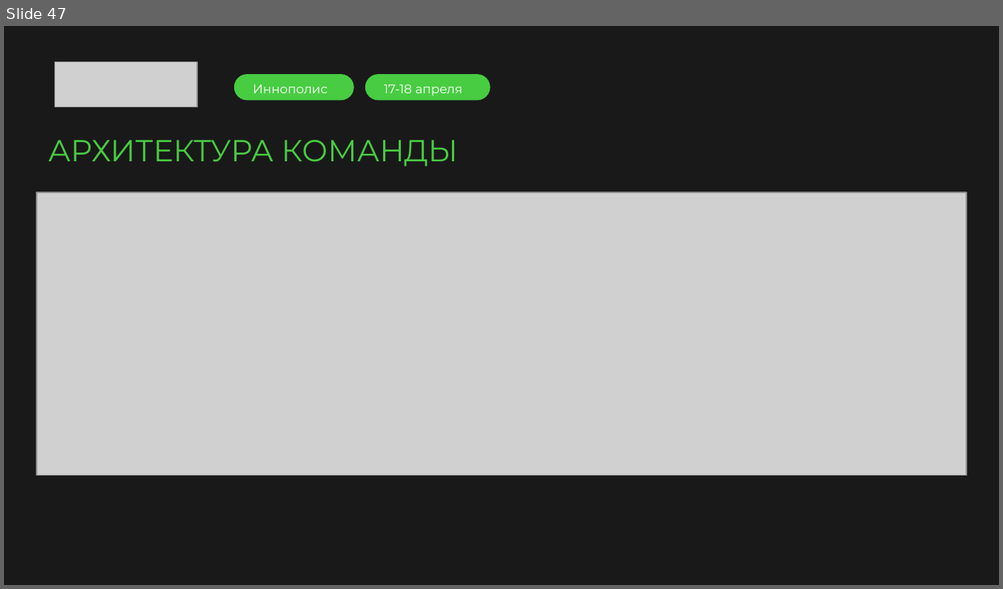
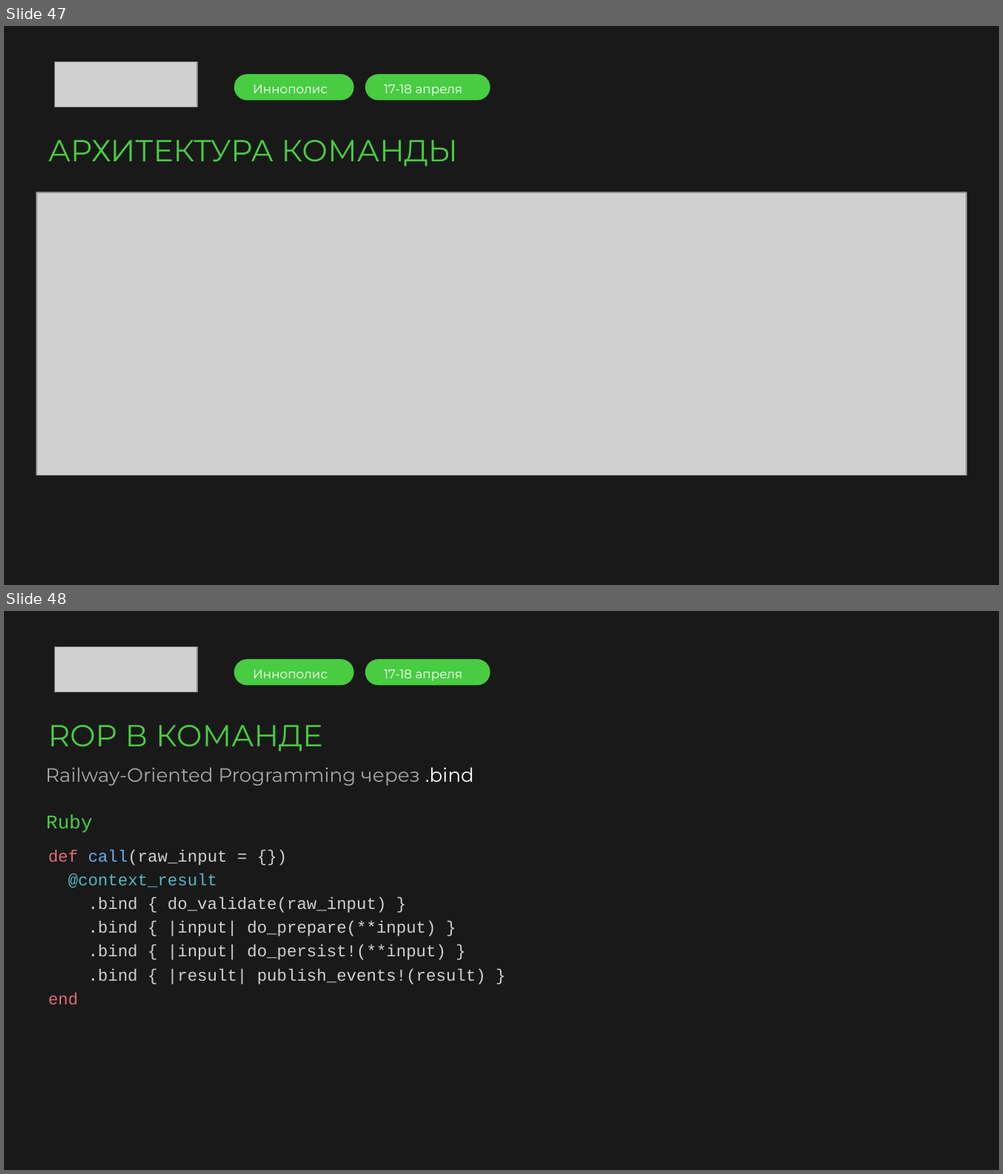
Before and after one commit to argent-smith/presentations, a slide deck: FP_Talk_2026/merge/presentation.pptx. Shown one above the other, each under a label of ours: slide 47 before the commit, slides 47 and 48 after it. The pictures are 1003x589 and 1003x1174 pixels, drawn with LibreOffice and Linux fonts; fonts in the diff are those of the drawing; grey boxes stand for pictures; background and template pictures are left out. Boxes give left, top, right and bottom in pixels: in the first picture for what was removed or moved away, otherwise in the second. Text is boxed around its words. In the diff, an @@ line names an element or a change of style, - is before the commit and + after.

```diff
--- a/FP_Talk_2026/merge/presentation.pptx
+++ b/FP_Talk_2026/merge/presentation.pptx
@@ slide 48 added at (4, 611, 999, 1170), background picture (left out) @@
@@ picture added at (55, 647, 197, 692) @@
@@ rounded rectangle added at (233, 659, 353, 684), fill #48CC42 @@
@@ text added at (253, 669, 327, 678), 9 pt, text #FFFFFF @@
+Иннополис
@@ rounded rectangle added at (365, 659, 490, 684), fill #48CC42 @@
@@ text added at (384, 669, 463, 681), 9 pt, text #FFFFFF @@
+17-18 апреля
@@ text added at (48, 725, 322, 752), 22 pt, text #48CC42 @@
+ROP В КОМАНДЕ
@@ text added at (45, 767, 474, 786), 14 pt, text #A7A7A7 @@
+Railway-Oriented Programming через .bind
@@ text added at (46, 815, 93, 833), 14 pt, text #48CC42 @@
+Ruby
@@ text added at (48, 849, 486, 1005), 12 pt, text #D0D0D0 @@
+def call(raw_input = {})
+@context_result
+.bind { do_validate(raw_input) }
+.bind { |input| do_prepare(**input) }
+.bind { |input| do_persist!(**input) }
+.bind { |result| publish_events!(result) }
+end
```
Also in this commit, not shown: 2 slides changed, 4 other slides added, 1 other file.
